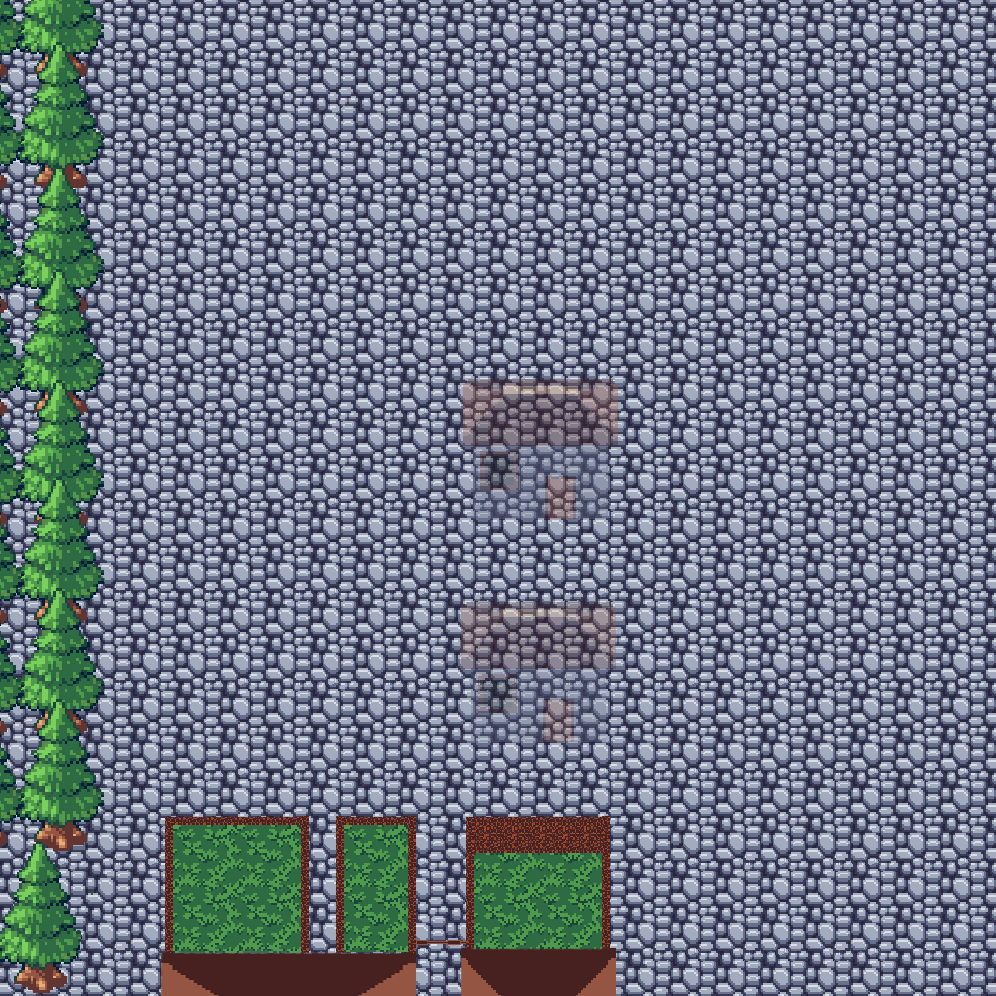
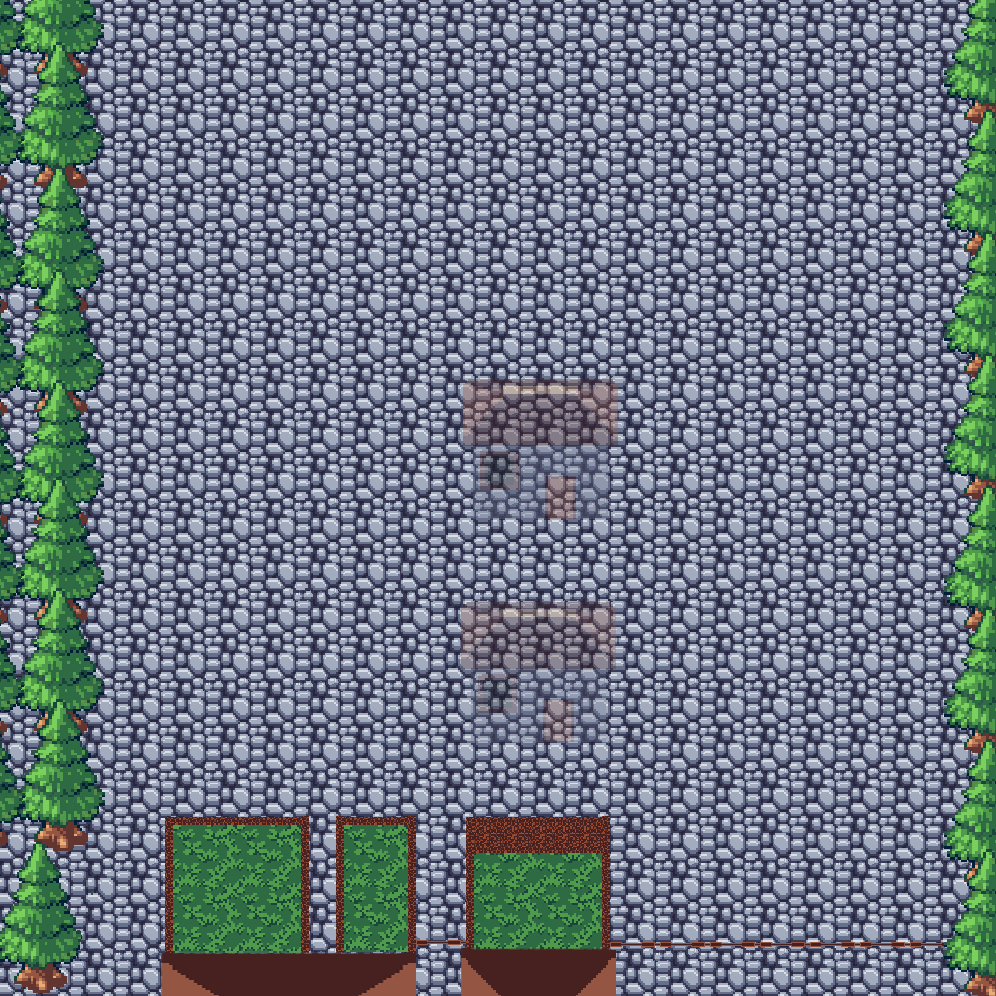
The second 996 × 996 image is a revision of the first. Changes to its layers:
added layer "Layer 6 copy 15" in group "trees" over [944,849,996,996]
added layer "Layer 6 copy 16" in group "trees" over [944,739,996,891]
added layer "Layer 6 copy 17" in group "trees" over [944,607,996,759]
added layer "Layer 6 copy 18" in group "trees" over [944,485,996,637]
added layer "Layer 6 copy 19" in group "trees" over [944,353,996,505]
added layer "Layer 6 copy 20" in group "trees" over [944,231,996,383]
added layer "Layer 6 copy 21" in group "trees" over [944,109,996,261]
added layer "Layer 6 copy 22" in group "trees" over [944,0,996,129]
added layer "Layer 6 copy 14" in group "trees" over [1,699,105,851]
painted on "Layer 5" over [609,942,996,952]
